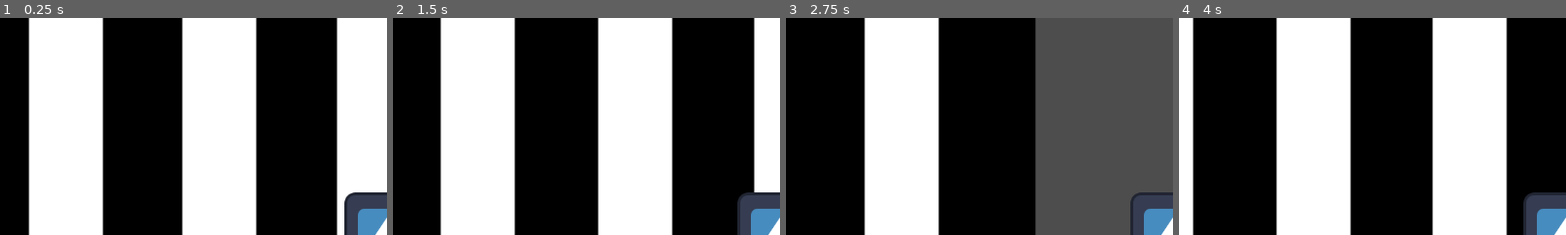
Above: before the commit, frames 1-4 (left to right).
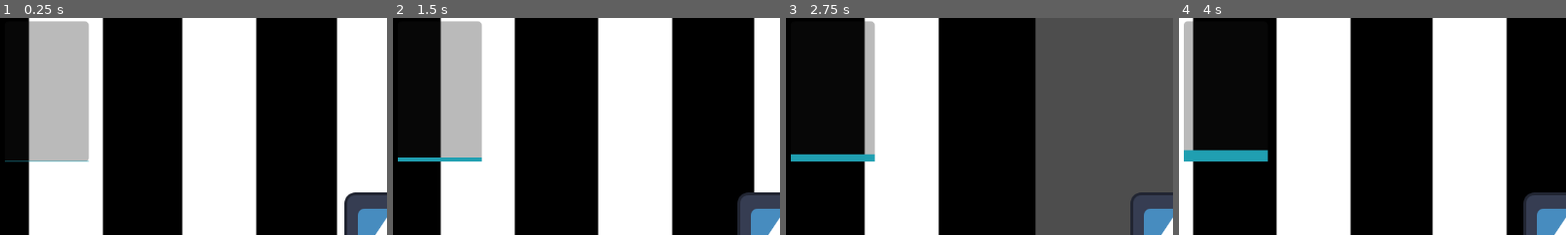
Above: after the commit, the same moments.

Repository: thisotherguyalso/KAILOG-Game
Game: Godot game, scene res://Scenes/streets.tscn
The game is run twice, just before and just after one commit, with the same random seed, the same clock (stepped at 60 frames per second) and the same inputs. The engine's default icon, where the game draws it, is replaced by a stand-in: a white triangle on a blue panel in a dark square.
Inputs (mouse positions are % of the whole screen's width and height, from its top left):
- Up to frame 1 (0.25 s): no input
- Up to frame 2 (1.5 s): tap Enter at 0.5 s; move the mouse to (72, 45) at 0.52 s; hold Right (ui_right) 0.53-1.25 s; hold Shift (sprint) 0.53-1.25 s; click (72, 45) at 0.67 s; drag from (30, 55) to (45, 70) at 1.27 s
- Up to frame 3 (2.75 s): tap Space at 2 s; move the mouse to (60, 28) at 2.02 s; hold Right (ui_right) from 2.03 s (still down); hold Shift (sprint) from 2.03 s (still down)
- Up to frame 4 (4 s): release Right (ui_right) at 2.75 s; release Shift (sprint) at 2.75 s; drag from (45, 70) to (20, 35) at 2.77 s; tap Enter at 3.5 s; move the mouse to (80, 65) at 3.52 s; hold Left (ui_left) from 3.53 s (still down); hold Shift (sprint) from 3.53 s (still down)
The pictures show only the part of the screen within x 0-50%, y 0-50%; the shares and areas given below are measured in that part.

The runs differ from the first frame. In frame 1, 10% of the frame differs, in the area x 1-24%, y 1-67%; in frame 2, 7.3%; in frame 3, 2.6%; in frame 4, 2.7%.

Commit message:
added flood bar that constantly increases

Diff:
--- a/kailog-demo/Scenes/player.tscn
+++ b/kailog-demo/Scenes/player.tscn
@@ -1,7 +1,8 @@
-[gd_scene load_steps=4 format=3 uid="uid://djbhktkxeugd"]
+[gd_scene load_steps=5 format=3 uid="uid://djbhktkxeugd"]
 
 [ext_resource type="Script" uid="uid://bjvob2mft23r7" path="res://Scenes/player.gd" id="1_cvnsp"]
 [ext_resource type="Texture2D" uid="uid://blpwy0wf60sa8" path="res://Sprite/icon.svg" id="1_v0iea"]
+[ext_resource type="PackedScene" uid="uid://ds8nayxi0t6ix" path="res://Scenes/ui.tscn" id="3_6t5aa"]
 
 [sub_resource type="CircleShape2D" id="CircleShape2D_cvnsp"]
 
@@ -16,3 +17,9 @@
 shape = SubResource("CircleShape2D_cvnsp")
 
 [node name="Camera2D" type="Camera2D" parent="."]
+
+[node name="UI" parent="Camera2D" instance=ExtResource("3_6t5aa")]
+offset_left = -569.0
+offset_top = -319.0
+offset_right = -569.0
+offset_bottom = -319.0
--- /dev/null
+++ b/kailog-demo/Scenes/ui.tscn
@@ -0,0 +1,23 @@
+[gd_scene load_steps=3 format=3 uid="uid://ds8nayxi0t6ix"]
+
+[ext_resource type="Script" uid="uid://p7olyj7apuuu" path="res://Scripts/flood.gd" id="1_jxero"]
+
+[sub_resource type="StyleBoxFlat" id="StyleBoxFlat_wviqb"]
+bg_color = Color(0.124262534, 0.624369, 0.69628596, 1)
+
+[node name="UI" type="Control"]
+layout_mode = 3
+anchors_preset = 15
+anchor_right = 1.0
+anchor_bottom = 1.0
+grow_horizontal = 2
+grow_vertical = 2
+script = ExtResource("1_jxero")
+
+[node name="ProgressBar" type="ProgressBar" parent="."]
+layout_mode = 0
+offset_right = 125.0
+offset_bottom = 209.0
+theme_override_styles/fill = SubResource("StyleBoxFlat_wviqb")
+fill_mode = 3
+show_percentage = false
--- /dev/null
+++ b/kailog-demo/Scripts/flood.gd
@@ -0,0 +1,26 @@
+extends Control
+
+@onready var flood_bar: ProgressBar = $ProgressBar
+
+# variables for the flood bar
+var flood: float = 0.0
+var max_flood: float = 100.0
+var flood_rate: float = 2.0
+
+func _ready() -> void:
+	update_flood_bar()
+
+func _process(delta: float) -> void:
+	if flood < max_flood:
+		flooding(delta)
+
+# updates the flood bar
+func update_flood_bar() -> void:
+	flood_bar.value = flood
+
+# increases the flood bar every second
+func flooding(delta) -> void:
+	flood += flood_rate * delta
+	flood = min(flood, max_flood)
+
+	update_flood_bar()
Not shown, added: kailog-demo/Scripts/flood.gd.uid
